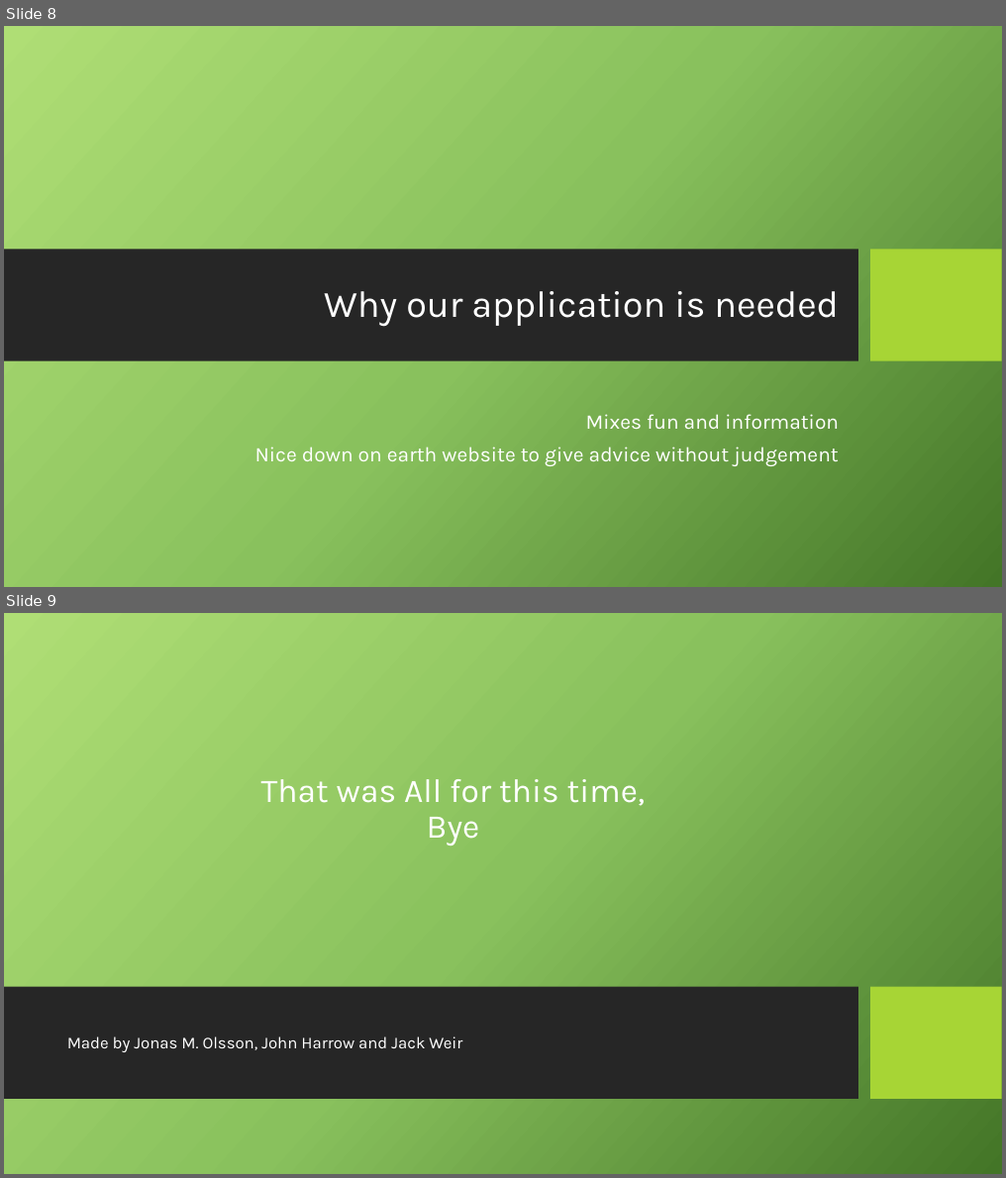
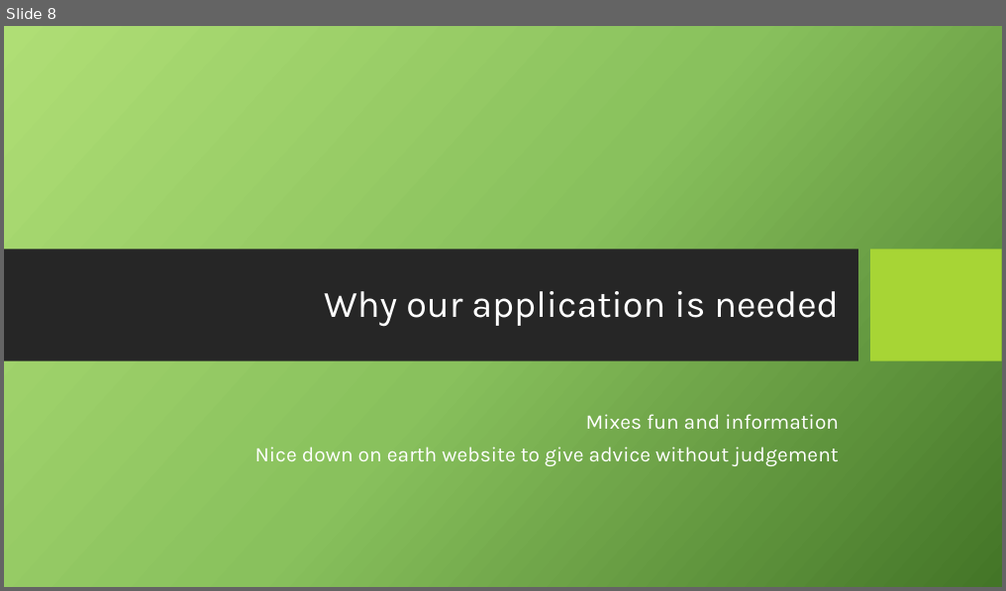
Before and after one commit to jweir211/LittleGreenWebApp, a slide deck: The Little Green Web App.pptx. Shown one above the other, each under a label of ours: slides 8 and 9 before the commit, slide 8 after it. The pictures are 1006x1178 and 1006x591 pixels, drawn with LibreOffice and Linux fonts; fonts in the diff are those of the drawing; background and template pictures are left out. Boxes give left, top, right and bottom in pixels: in the first picture for what was removed or moved away, otherwise in the second. Text is boxed around its words. In the diff, an @@ line names an element or a change of style, - is before the commit and + after.

```diff
--- a/The Little Green Web App.pptx
+++ b/The Little Green Web App.pptx
@@ slide 9 removed at box(4, 613, 1002, 1174), background picture (left out) @@
@@ title removed at box(261, 779, 645, 846) @@
-That was All for this time,
-Bye
@@ rectangle removed at box(4, 987, 858, 1100) @@
@@ rectangle removed at box(871, 987, 1002, 1100) @@
@@ text removed at box(67, 1037, 462, 1053) @@
-Made by Jonas M. Olsson, John Harrow and Jack Weir
```
Also in this commit, not shown: 1 slide changed.
